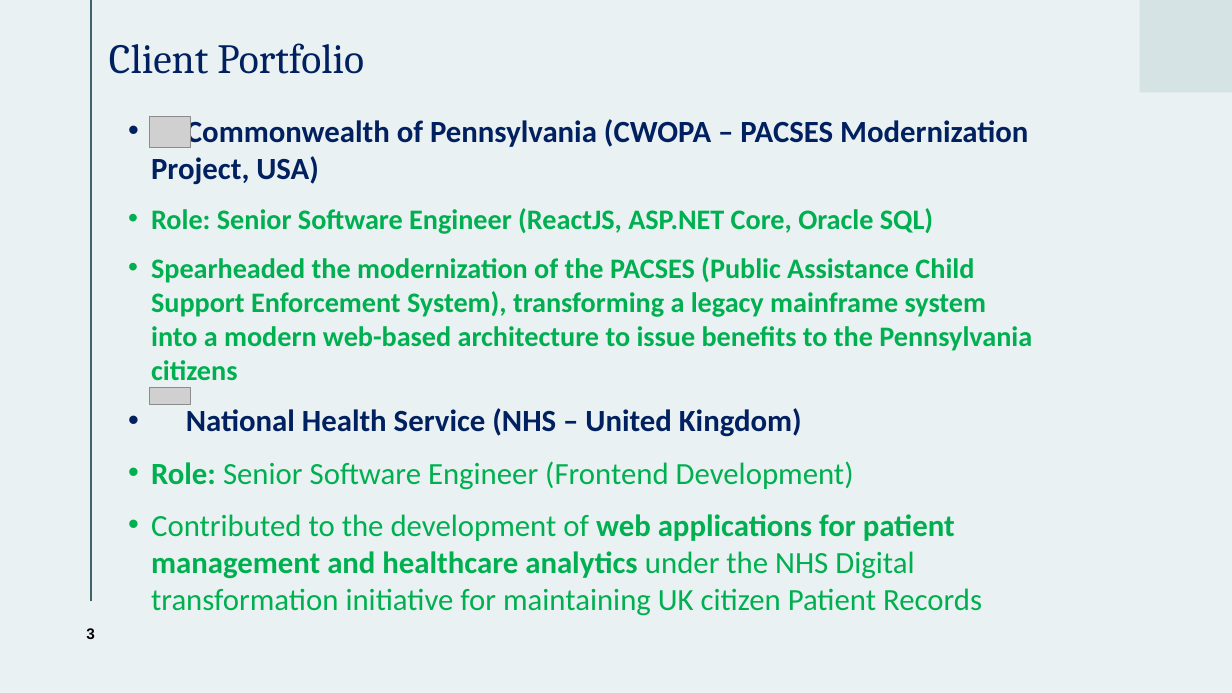
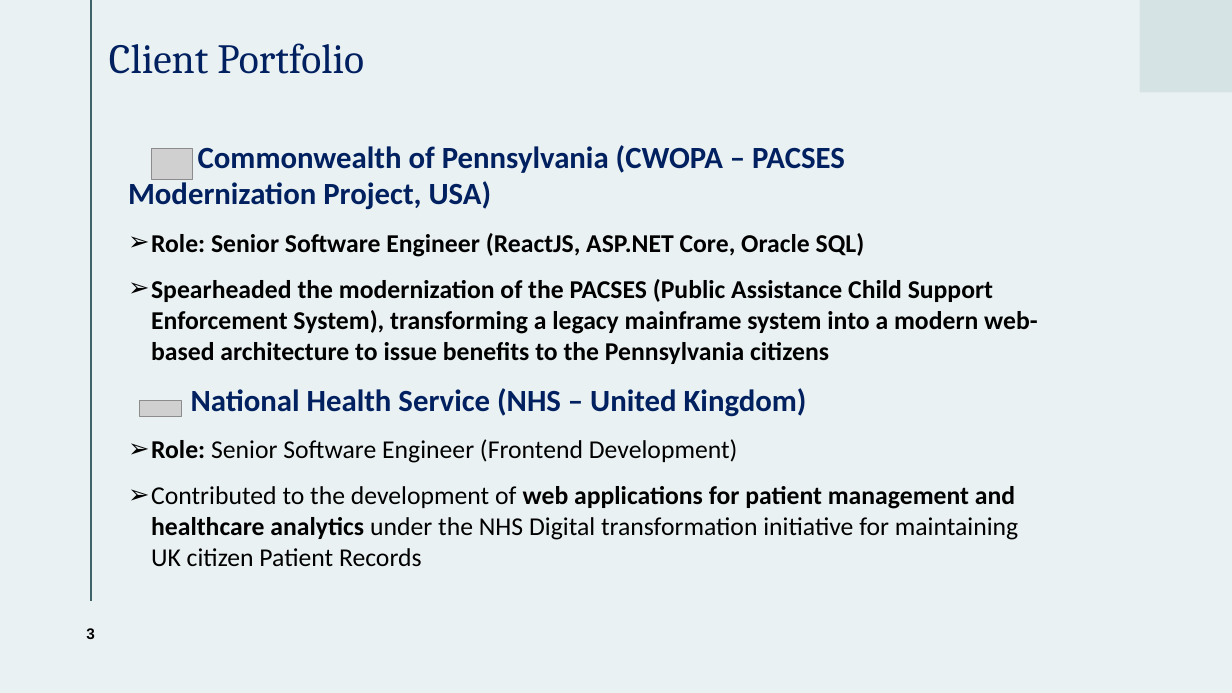
Before and after one commit to ChittaniSwathiTamuc/sel-react-webapp, a slide deck: slide 3 of SEL Presentation.pptx. Drawn at 1232x693 pixels with LibreOffice and Linux fonts; fonts in the diff are those of the drawing; grey boxes stand for pictures. Boxes give left, top, right and bottom in pixels: in the first picture for what was removed or moved away, otherwise in the second. Text is boxed around its words. In the diff, an @@ line names an element or a change of style, - is before the commit and + after.

```diff
--- a/SEL Presentation.pptx
+++ b/SEL Presentation.pptx
@@ text "Commonwealth of Pennsylvania (CWOPA – ...": place and size @@
-text "Commonwealth of Pennsylvania (CWOPA – ..." at bbox=[151, 116, 1032, 616]
+text "Commonwealth of Pennsylvania (CWOPA – ..." at bbox=[128, 145, 1038, 566]
@@ text "Commonwealth of Pennsylvania (CWOPA – ..." at bbox=[128, 145, 1038, 566]: size 22 to 20 pt in "Role: Senior Software Engineer (ReactJS, ASP.NET Core, ...", "Spearheaded the modernization of the PACSES (Public ..."; text colour #00B050 to #000000 in "Role: Senior Software Engineer (ReactJS, ASP.NET Core, ...", "Spearheaded the modernization of the PACSES (Public ...", "Role: Senior Software Engineer (Frontend Development)", "Contributed to the development of web applications ..."; size 24 to 20 pt in "Role: Senior Software Engineer (Frontend Development)", "Contributed to the development of web applications ..."; bullet • to none; bullet • to ➢ @@
@@ picture: place and size @@
-picture at bbox=[150, 116, 190, 148]
+picture at bbox=[152, 148, 192, 179]
@@ picture: place and size @@
-picture at bbox=[150, 388, 191, 405]
+picture at bbox=[140, 400, 181, 417]
```
Also in this commit, not shown: 11 other slides changed, 1 slide added, 1 slide removed.
